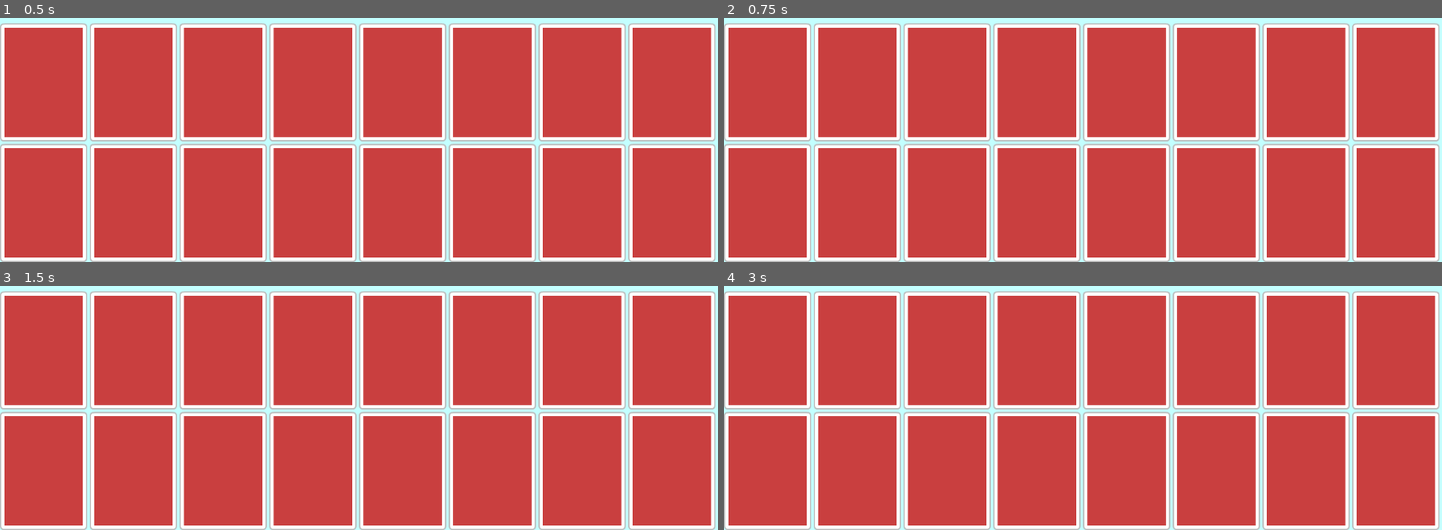
Above: before the commit, frames 1-4 (two rows, left to right).
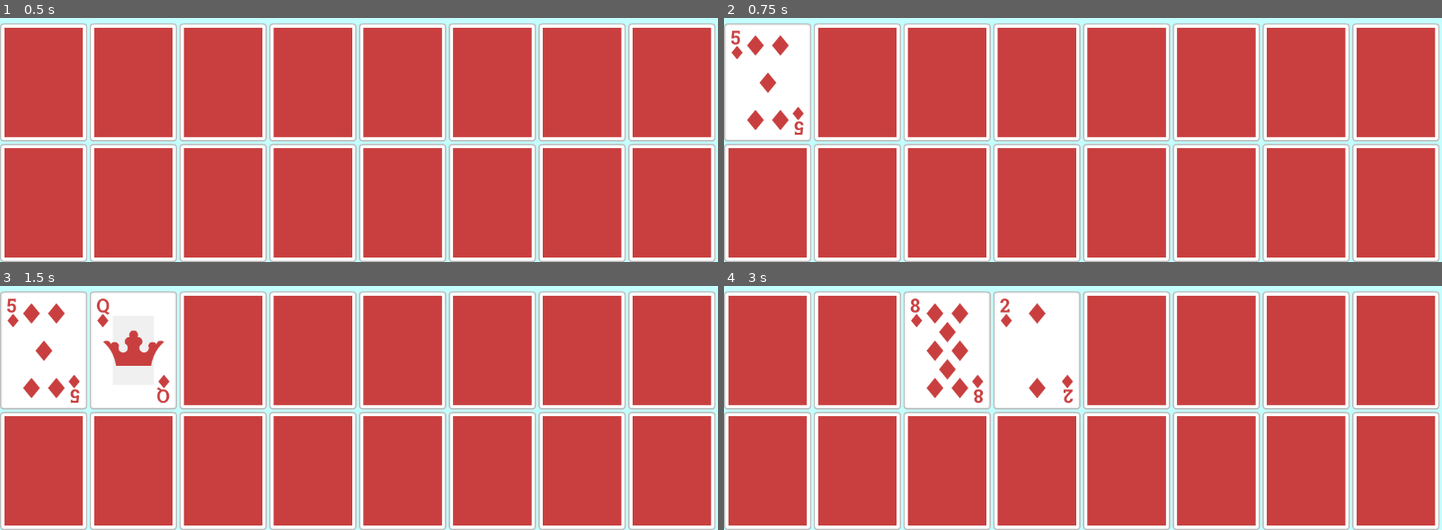
Above: after the commit, the same moments.

Repository: IES-Rafael-Alberti/GameOff2024TurboButaTeam
Game: Godot game, scene res://scenes/board.tscn
Two runs of this game, one before a commit and one after it. Both use one fixed random seed, a clock stepped at 60 frames per second and the inputs below. The project has no main scene, so this scene is started directly.
Inputs (mouse positions are in pixels of both pictures, inside the frame that each line leads up to; where the layout moved, square brackets give the same spot in the first picture):
- Up to frame 1 (0.5 s): no input
- Up to frame 2 (0.75 s): click (767, 81) [1126, 81] at 0.5 s
- Up to frame 3 (1.5 s): click (136, 349) at 1.27 s
- Up to frame 4 (3 s): click (946, 349) [1039, 471] at 2 s; click (1039, 349) [1219, 349] at 2.75 s

Frame 1 is identical in both runs. In frame 2, 4.4% of the frame differs, in the area x 0-12%, y 4-49%; in frame 3, 8.6%; in frame 4, 8.7%, in the area x 25-50%, y 4-49%.

Commit message:
memory function complete

Diff:
--- a/scenes/card.tscn
+++ b/scenes/card.tscn
@@ -4,3 +4,5 @@
 
 [node name="Card" type="TextureButton"]
 script = ExtResource("1_ykaut")
+
+[connection signal="pressed" from="." to="." method="_on_pressed"]
--- a/scenes/cardList.tscn
+++ b/scenes/cardList.tscn
@@ -9,6 +9,9 @@
 [ext_resource type="Texture2D" uid="uid://eiox44j3dq46" path="res://assets/sprites/cards/card6.png" id="7_yo2km"]
 [ext_resource type="Texture2D" uid="uid://0vmbnpyg1rc" path="res://assets/sprites/cards/card7.png" id="8_fek5y"]
 [ext_resource type="Texture2D" uid="uid://dwxfq6ox7ytws" path="res://assets/sprites/cards/card8.png" id="9_lu7ck"]
+[ext_resource type="Texture2D" uid="uid://b73nxglu15057" path="res://assets/sprites/cards/card9.png" id="10_0g6d0"]
+[ext_resource type="Texture2D" uid="uid://cb5cn28pj185b" path="res://assets/sprites/cards/card10.png" id="11_564cf"]
+[ext_resource type="Texture2D" uid="uid://cjtbhspy1js62" path="res://assets/sprites/cards/card11.png" id="12_itb5a"]
 
 [node name="CardList" type="Node2D"]
 
@@ -35,3 +38,12 @@
 
 [node name="Card8" parent="." instance=ExtResource("1_c275a")]
 face = ExtResource("9_lu7ck")
+
+[node name="Card9" parent="." instance=ExtResource("1_c275a")]
+face = ExtResource("10_0g6d0")
+
+[node name="Card10" parent="." instance=ExtResource("1_c275a")]
+face = ExtResource("11_564cf")
+
+[node name="Card11" parent="." instance=ExtResource("1_c275a")]
+face = ExtResource("12_itb5a")
--- a/scripts/board.gd
+++ b/scripts/board.gd
@@ -1,26 +1,39 @@
 extends Control
+
+var numCardsBoard = 8
 
 # Cargamos la escena que contiene todas las cartas
 @onready var cardListScene = preload("res://scenes/cardList.tscn")
 
 func _ready():
-	# Instanciamos la lista
-	var cardListSceneTemp = cardListScene.instantiate()
-	add_child(cardListSceneTemp)
-	cardListSceneTemp.visible = false
-	var cardList = cardListSceneTemp.get_children()
-	cardList += cardList
-	cardList.shuffle()
-
-	for i in cardList:
-		var cardTemp = i.duplicate()
-		$grid.add_child(cardTemp)
-
-	print($grid.get_children())
-
+	initBoard()
 
 
 
 # Called every frame. 'delta' is the elapsed time since the previous frame.
 func _process(delta):
 	pass
+
+func initBoard():
+	# Instanciamos la lista
+	var cardListSceneTemp = cardListScene.instantiate()
+	var finalCardList: Array
+
+	# Metemos la lista para comprobar sus hijos
+	add_child(cardListSceneTemp)
+	cardListSceneTemp.visible = false
+	# Almacenamos todos los nodos(cartas) para mezclarlas
+	var cardList = cardListSceneTemp.get_children()
+	cardList.shuffle()
+
+	# Seleccionamos 8 cartas del pull y las guardamos
+	for k in range(numCardsBoard):
+		finalCardList.append(cardList[k])
+
+	finalCardList += finalCardList
+	finalCardList.shuffle()
+
+	# Tiramos las cartas al grid
+	for i in finalCardList:
+		var cardTemp = i.duplicate()
+		$grid.add_child(cardTemp)
--- a/scripts/card.gd
+++ b/scripts/card.gd
@@ -2,6 +2,7 @@
 
 @export var face = Texture
 var back
+var isFlipped = false
 
 # Called when the node enters the scene tree for the first time.
 func _ready():
@@ -12,3 +13,36 @@
 # Called every frame. 'delta' is the elapsed time since the previous frame.
 func _process(delta):
 	pass
+
+func voltear():
+	if isFlipped == false:
+		set_texture_normal(face)
+		isFlipped = true
+	else:
+		set_texture_normal(back)
+		isFlipped = false
+
+
+func _on_pressed():
+
+	if isFlipped == false && GameManager.canFlip:
+		voltear()
+		isFlipped = true
+
+		if !GameManager.firstCardPicked:
+				GameManager.firstCardPicked = self
+		elif GameManager.firstCardPicked && !GameManager.secondCardPicked:
+				GameManager.secondCardPicked = self
+				GameManager.canFlip = false
+				await get_tree().create_timer(0.5).timeout
+				GameManager.canFlip = true
+				isEqual(GameManager.firstCardPicked , GameManager.secondCardPicked)
+
+
+
+func isEqual(firstCard, secondCard):
+	if firstCard.get_texture_normal() != secondCard.get_texture_normal():
+		firstCard.voltear()
+		secondCard.voltear()
+	GameManager.firstCardPicked = null
+	GameManager.secondCardPicked = null
--- a/scripts/gameManager.gd
+++ b/scripts/gameManager.gd
@@ -1,7 +1,9 @@
 extends Node
 
 var cardBack = preload("res://assets/sprites/cards/cardBack.png")
-
+var firstCardPicked
+var secondCardPicked
+var canFlip = true
 # Called when the node enters the scene tree for the first time.
 func _ready():
 	pass # Replace with function body.
Binary file added: assets/sprites/cards/card10.png
Not shown, added: assets/sprites/cards/card10.png.import
Binary file added: assets/sprites/cards/card11.png
Not shown, added: assets/sprites/cards/card11.png.import
Binary file added: assets/sprites/cards/card9.png
Not shown, added: assets/sprites/cards/card9.png.import
Not shown: 1 places in scenes/cardList.tscn that only renumber resources
